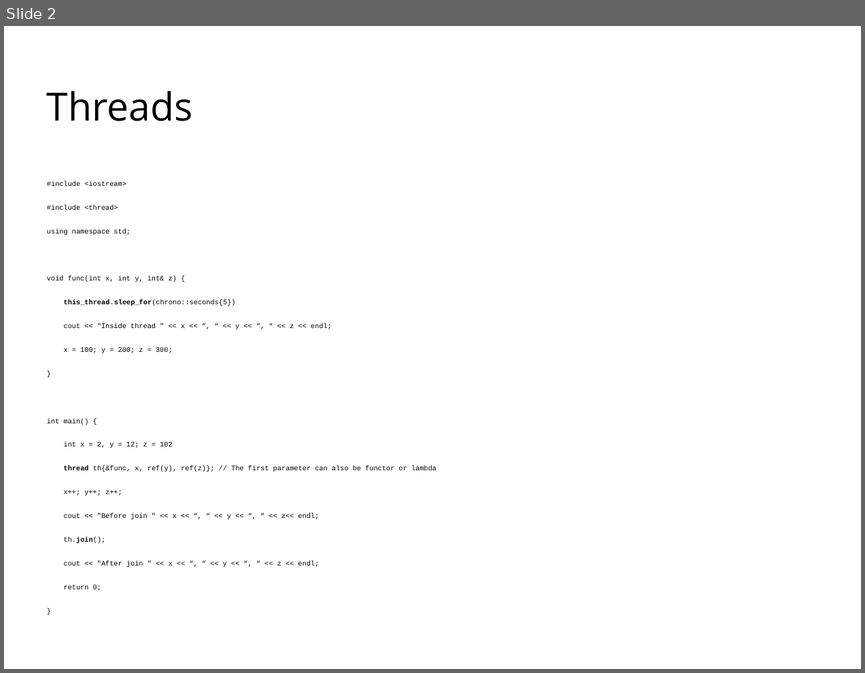
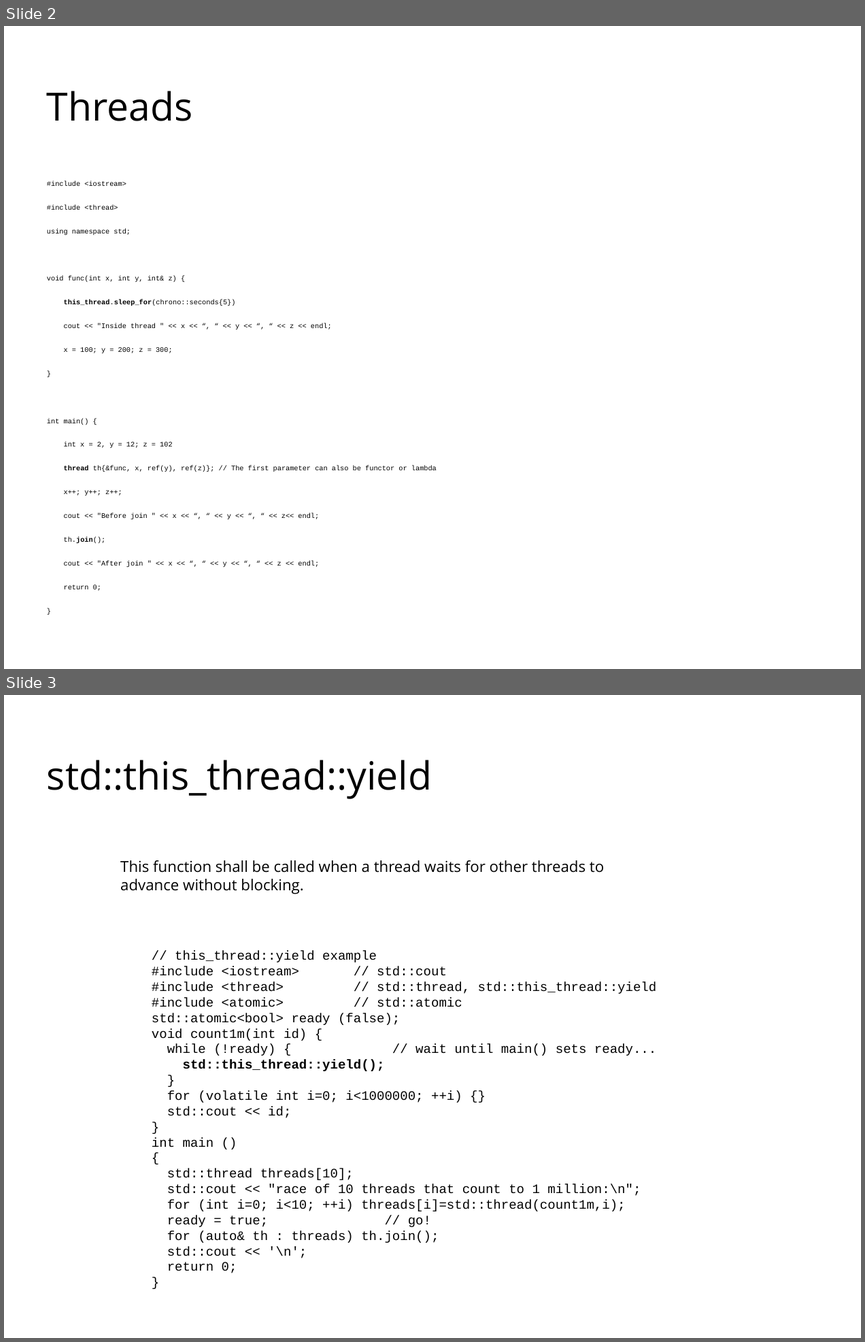
Before and after one commit to codengrow/scj, a slide deck: season1/episode3/c++11-concurrency.odp. Shown one above the other, each under a label of ours: slide 2 before the commit, slides 2 and 3 after it. The pictures are 865x673 and 865x1342 pixels, drawn with LibreOffice and Linux fonts; fonts in the diff are those of the drawing; background and template pictures are left out. Boxes give left, top, right and bottom in pixels: in the first picture for what was removed or moved away, otherwise in the second. Text is boxed around its words. In the diff, an @@ line names an element or a change of style, - is before the commit and + after.

```diff
--- a/season1/episode3/c++11-concurrency.odp
+++ b/season1/episode3/c++11-concurrency.odp
@@ slide 3 added at (4, 695, 861, 1338), background picture (left out) @@
@@ title added at (47, 760, 432, 799), 36 pt, text #000000 @@
+std::this_thread::yield
@@ text added at (120, 860, 604, 894), 14 pt, text #000000 @@
+This function shall be called when a thread waits for other threads to advance without blocking.
@@ text added at (152, 951, 657, 1273), 12 pt, text #000000 @@
+// this_thread::yield example
+#include <iostream> // std::cout
+#include <thread> // std::thread, std::this_thread::yield
+#include <atomic> // std::atomic
+std::atomic<bool> ready (false);
+void count1m(int id) {
+while (!ready) { // wait until main() sets ready...
+std::this_thread::yield();
+}
+for (volatile int i=0; i<1000000; ++i) {}
+std::cout << id;
+}
+int main ()
+{
+std::thread threads[10];
+std::cout << "race of 10 threads that count to 1 million:\n";
+for (int i=0; i<10; ++i) threads[i]=std::thread(count1m,i);
+ready = true; // go!
+for (auto& th : threads) th.join();
+std::cout << '\n';
+return 0;
+}
```
Also in this commit, not shown: 2 slides changed, 3 other slides added, 3 slides removed, 1 other file.
